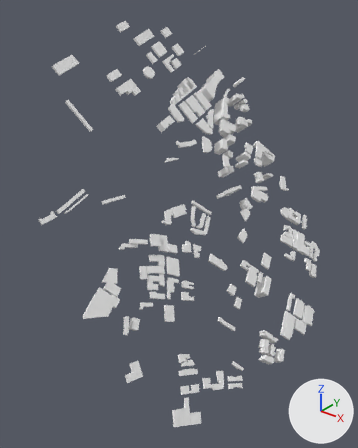
Renders of the glTF model foss4g-2025/public/premade-output/tileset/buildings/data/RC13.glb from each side of a commit.
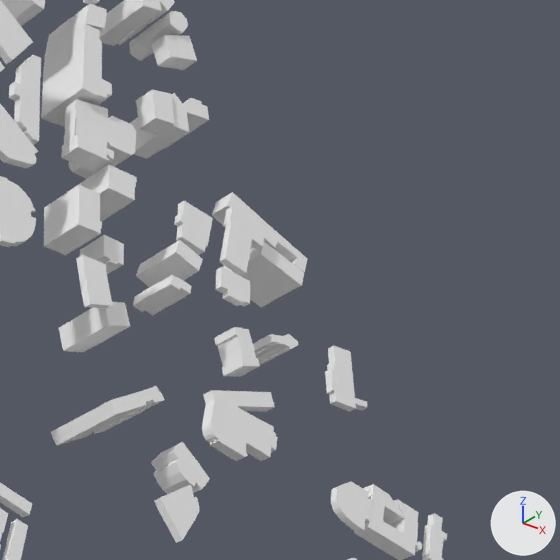
The first picture shows the older version from a 50 mm lens placed at (-5087989.0, 464096.0, -3803380.0), pointed at (-5088867.0, 465194.0, -3804060.0). The close-ups show both versions on the part from 57% to 93% of the width and 21% to 50% of the height of that picture; other places that the commit changed are outside them. Arrows for +X, +Y and +Z are at lower right; the lights stay in place. Where no turn or scale is listed for an object, it has been applied to the vertices. Vertices at the same position are counted once.

The older version as bpy lines, for what is in view:
```python
me_mesh_0 = bpy.data.meshes.new('Mesh_0')
me_mesh_0.from_pydata(...)  # 3688 vertices, 6792 faces; spans x -316.0..407.0, y -530.0..522.0, z -491.0..493.0
me_mesh_0.materials.append(mat_color_material)
ob_node = bpy.data.objects.new('node', me_mesh_0)
ob_node.location = (-5088899.0, 465258.2, -3803981.2)
```
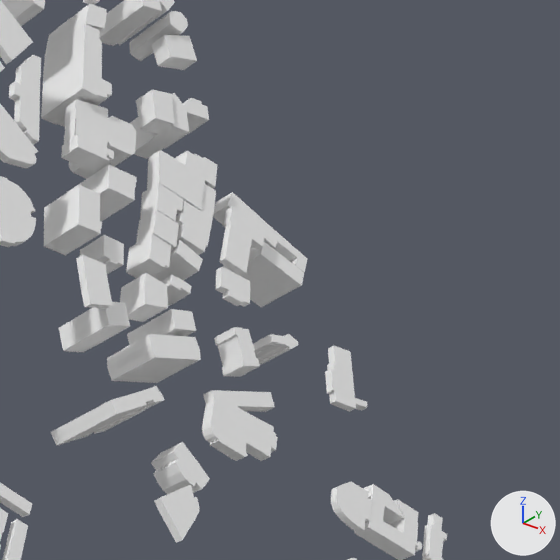
Diff of the bpy script that builds the scene:
```diff
--- a/foss4g-2025/public/premade-output/tileset/buildings/data/RC13.glb.py
+++ b/foss4g-2025/public/premade-output/tileset/buildings/data/RC13.glb.py
@@ me_mesh_0 @@
 # used by ob_node; location = (-5088899.0, 465258.2, -3803981.2)
-me_mesh_0.from_pydata(...)  # 3688 vertices, 6792 faces; spans x -316.0..407.0, y -530.0..522.0, z -491.0..493.0
+me_mesh_0.from_pydata(...)  # 3856 vertices, 7080 faces; spans x -316.0..407.0, y -530.0..522.0, z -491.0..493.0
+# me_mesh_0 part 1
+# 125 vertices are added at x -209.0..61.0, y -67.0..486.0, z -57.0..384.0
+# 12 new vertices lie (12.0, -1.0, 9.0) away from vertices in x -32.0..5.0, y 342.0..399.0, z 64.0..111.0
+# 8 new vertices lie (42.0, -4.0, 32.0) away from vertices in x 5.0..30.0, y 249.0..304.0, z -57.0..-29.0
+# 6 new vertices lie (16.0, -1.0, 12.0) away from vertices in x -186.0..-7.0, y -67.0..348.0, z 66.0..280.0
+# 5 new vertices lie (10.0, 15.0, -12.0) away from vertices in x -35.0..12.0, y 305.0..386.0, z 50.0..81.0
+# 268 new faces join them
 me_mesh_0.materials.append(mat_color_material)
```

Boxes (x1, y1, x2, y2) around the edits, measured in the close-ups (560 x 560 px):
part 1 of me_mesh_0, added: after (107, 150, 217, 383)
